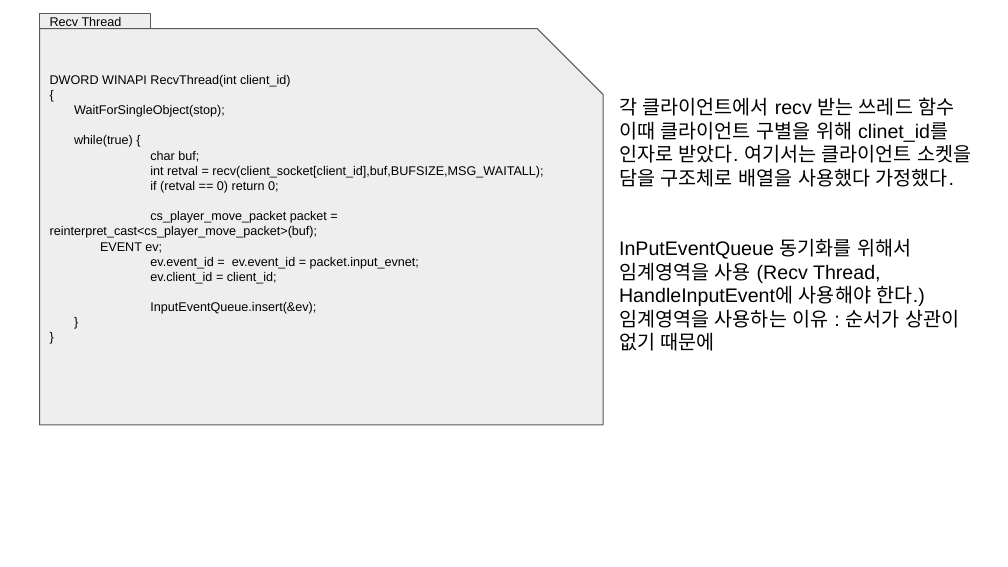
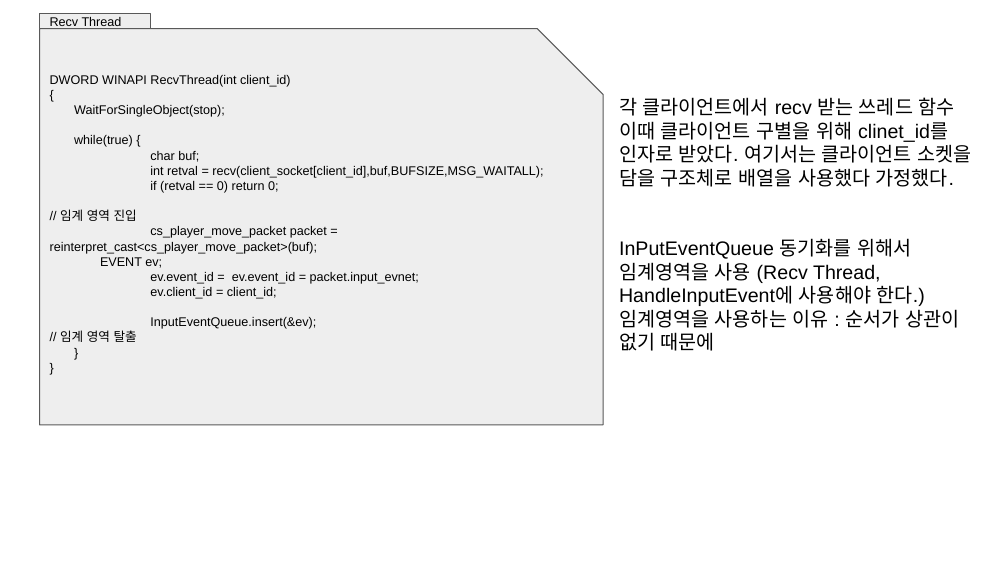
Before and after one commit to KimDJ7105/2023_network_game_project, a slide deck: slide 5 of 임시 로우레벨디자인.pptx. Drawn at 1008x567 pixels with LibreOffice and Linux fonts; fonts in the diff are those of the drawing. Boxes give left, top, right and bottom in pixels: in the first picture for what was removed or moved away, otherwise in the second. Text is boxed around its words. In the diff, an @@ line names an element or a change of style, - is before the commit and + after.

```diff
--- a/임시 로우레벨디자인.pptx
+++ b/임시 로우레벨디자인.pptx
@@ text in snip rect at (60,209,137,221): paragraph added @@
+// 임계 영역 진입
@@ text in snip rect at (60,330,137,342): paragraph added @@
+// 임계 영역 탈출
```
Also in this commit, not shown: 2 other slides changed, 1 slide added.
